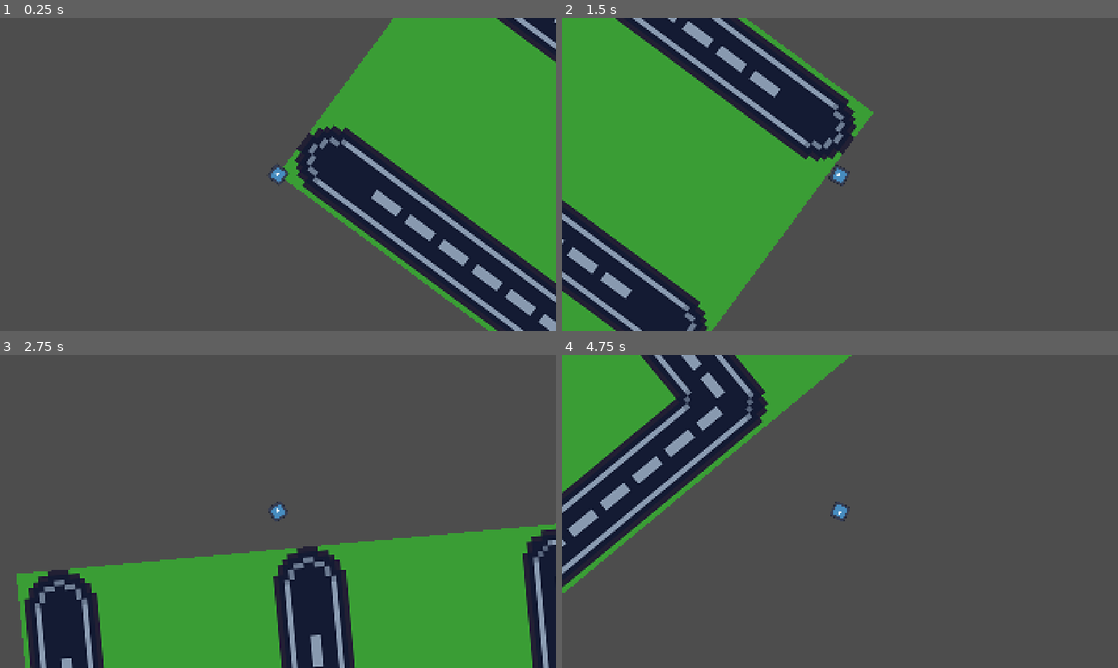
Above: before the commit, frames 1-4 (two rows, left to right).
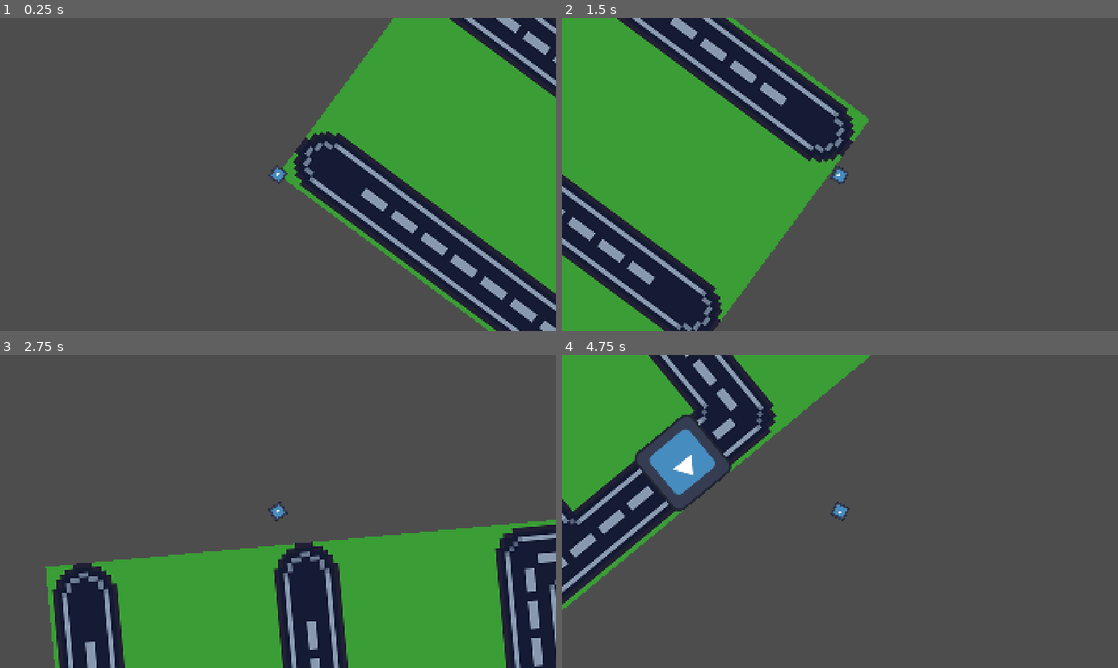
Above: after the commit, the same moments.

Repository: ReillyWitte/ncsu-game-jam-2026
Game: Godot game, scene res://root_node.tscn
Two runs of this game, one before a commit and one after it. Both use one fixed random seed, a clock stepped at 60 frames per second and the inputs below. The engine's default icon, where the game draws it, is replaced by a stand-in: a white triangle on a blue panel in a dark square.
Inputs:
- Up to frame 1 (0.25 s): no input
- Up to frame 2 (1.5 s): hold D (right) 0.53-1.28 s; hold S (down) from 1.28 s (still down)
- Up to frame 3 (2.75 s): release S (down) at 2.03 s; hold D (right) from 2.03 s (still down)
- Up to frame 4 (4.75 s): release D (right) at 2.78 s; hold W (up) 2.78-3.53 s; hold A (left) from 3.53 s (still down)

The runs differ from the first frame. In frame 1, 8.2% of the frame differs, in the area x 48-100%, y 0-100%; in frame 2, 9.4%; in frame 3, 11%, in the area x 3-100%, y 46-100%; in frame 4, 11%.

Commit message:
Gas can spawning

Diff:
--- a/yield-to-pedestrians/character.tscn
+++ b/yield-to-pedestrians/character.tscn
@@ -17,10 +17,10 @@
 scale = Vector2(0.1, 0.1)
 shape = SubResource("RectangleShape2D_wfnr8")
 
-[node name="Camera2D" type="Camera2D" parent="." unique_id=1054962774]
+[node name="Camera2D" type="Camera2D" parent="." unique_id=273279512]
 rotation = 1.5707964
 ignore_rotation = false
-zoom = Vector2(4.5, 4.5)
+zoom = Vector2(4, 4)
 position_smoothing_enabled = true
 position_smoothing_speed = 50.0
 rotation_smoothing_enabled = true
--- a/yield-to-pedestrians/gas_item.tscn
+++ b/yield-to-pedestrians/gas_item.tscn
@@ -3,12 +3,12 @@
 [ext_resource type="Texture2D" uid="uid://c11egn6vie63x" path="res://icon.svg" id="1_3l87g"]
 
 [sub_resource type="RectangleShape2D" id="RectangleShape2D_kkvxi"]
-size = Vector2(12, 12)
+size = Vector2(64, 64)
 
 [node name="GasItem" type="Node2D" unique_id=2061628890]
 
 [node name="Sprite2D" type="Sprite2D" parent="." unique_id=807846288]
-scale = Vector2(0.1, 0.1)
+scale = Vector2(0.5, 0.5)
 texture = ExtResource("1_3l87g")
 
 [node name="Area2D" type="Area2D" parent="." unique_id=1277176728]
--- a/yield-to-pedestrians/maze_generator.gd
+++ b/yield-to-pedestrians/maze_generator.gd
@@ -16,9 +16,13 @@
 @export var grid_width: int = 33
 @export var grid_height: int = 18
 
-@export var maxGas: int = 5
-@export var numGas: int = 5
-#@onready var gasSprite: Sprite2D = 'res://icon.svg'
+# Road Vars
+var road_list: Array[Vector2i] = []
+var occupied_cells: Dictionary = {}
+
+@export var maxGas: int = 10
+@export var numGas: int = 10
+const GAS_ITEM_SCENE = preload("res://gas_item.tscn")
 
 # Chance to carve extra connections between adjacent roads (0.0 to 1.0)
 @export_range(0.0, 1.0) var extra_connection_chance: float = 0.10
@@ -50,6 +54,8 @@
 func _ready() -> void:
 	randomize()
 	generate_maze()
+	for i in maxGas:
+		spawn_random_gas_item()
 
 func generate_maze() -> void:
 	map.clear()
@@ -124,6 +130,9 @@
 func draw_maze() -> void:
 	var source_id = map.tile_set.get_source_id(0)
 
+	# Reset the list so regenerating the maze doesn't keep stale cells
+	road_list.clear()
+
 	for cell in grid.keys():
 		var tile_id = grid[cell]
 
@@ -131,9 +140,23 @@
 			var atlas_coords = tile_coords[tile_id]
 			map.set_cell(0, cell, source_id, atlas_coords)
 
-func spawn_items(item: String) -> void:
-	if (item == "Gas"):
-		pass
+			# Only record cells that are actually roads (0 is grass)
+			if tile_id != 0:
+				road_list.append(cell)
 
-func _process(delta: float) -> void:
-	pass
+func spawn_random_gas_item() -> void:
+	var free_cells: Array[Vector2i] = []
+	for cell in road_list:
+		if not occupied_cells.has(cell):
+			free_cells.append(cell)
+
+	# Stop if every road cell already has an item
+	if free_cells.is_empty():
+		return
+
+	var coordinates: Vector2i = road_list.pick_random()
+	occupied_cells[coordinates] = true
+	var new_gas: Node2D = GAS_ITEM_SCENE.instantiate()
+	# Convert the tile coordinate to the pixel position of that tile's center
+	new_gas.position = map.map_to_local(coordinates)
+	add_child(new_gas)
--- a/yield-to-pedestrians/project.godot
+++ b/yield-to-pedestrians/project.godot
@@ -28,24 +28,28 @@
 "deadzone": 0.2,
 "events": [Object(InputEventKey,"resource_local_to_scene":false,"resource_name":"","device":-1,"window_id":0,"alt_press …(191 unchanged characters)…
 , Object(InputEventKey,"resource_local_to_scene":false,"resource_name":"","device":-1,"window_id":0,"alt_pressed":false …(186 unchanged characters)…
+, Object(InputEventJoypadMotion,"resource_local_to_scene":false,"resource_name":"","device":-1,"axis":0,"axis_value":-1.0,"script":null)
 ]
 }
 right={
 "deadzone": 0.2,
 "events": [Object(InputEventKey,"resource_local_to_scene":false,"resource_name":"","device":-1,"window_id":0,"alt_press …(192 unchanged characters)…
 , Object(InputEventKey,"resource_local_to_scene":false,"resource_name":"","device":-1,"window_id":0,"alt_pressed":false …(186 unchanged characters)…
+, Object(InputEventJoypadMotion,"resource_local_to_scene":false,"resource_name":"","device":-1,"axis":0,"axis_value":1.0,"script":null)
 ]
 }
 up={
 "deadzone": 0.2,
 "events": [Object(InputEventKey,"resource_local_to_scene":false,"resource_name":"","device":-1,"window_id":0,"alt_press …(192 unchanged characters)…
 , Object(InputEventKey,"resource_local_to_scene":false,"resource_name":"","device":-1,"window_id":0,"alt_pressed":false …(186 unchanged characters)…
+, Object(InputEventJoypadButton,"resource_local_to_scene":false,"resource_name":"","device":-1,"button_index":0,"pressure":0.0,"pressed":true,"script":null)
 ]
 }
 down={
 "deadzone": 0.2,
 "events": [Object(InputEventKey,"resource_local_to_scene":false,"resource_name":"","device":-1,"window_id":0,"alt_press …(192 unchanged characters)…
 , Object(InputEventKey,"resource_local_to_scene":false,"resource_name":"","device":-1,"window_id":0,"alt_pressed":false …(186 unchanged characters)…
+, Object(InputEventJoypadButton,"resource_local_to_scene":false,"resource_name":"","device":-1,"button_index":2,"pressure":0.0,"pressed":true,"script":null)
 ]
 }
 click={
